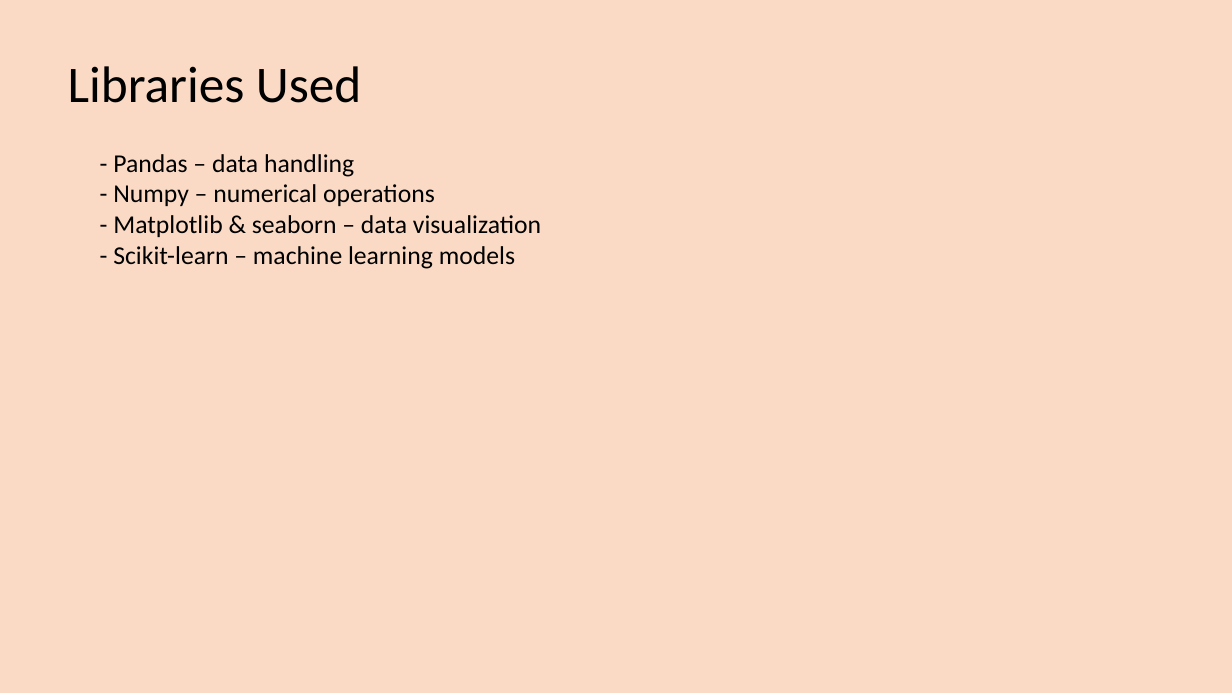
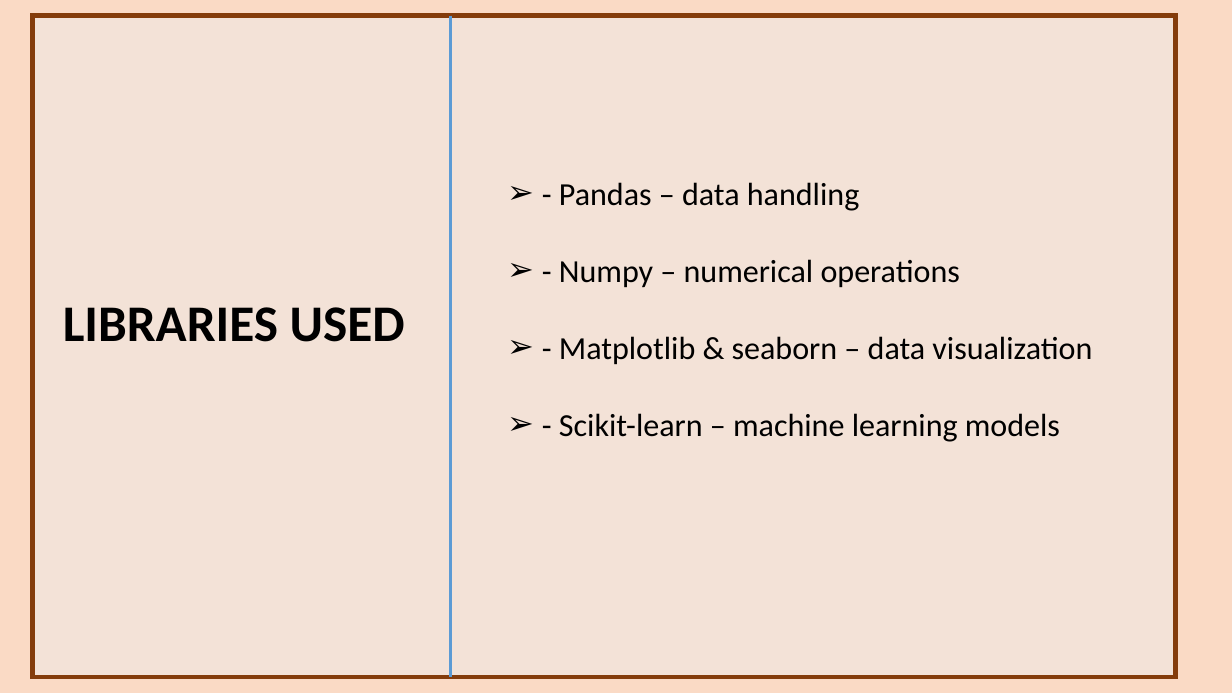
Before and after one commit to rajani1616/project4-Mobile-price-prediction, a slide deck: slide 3 of project4ppt.pptx. Drawn at 1232x693 pixels with LibreOffice and Linux fonts; fonts in the diff are those of the drawing. Boxes give left, top, right and bottom in pixels: in the first picture for what was removed or moved away, otherwise in the second. Text is boxed around its words. In the diff, an @@ line names an element or a change of style, - is before the commit and + after.

```diff
--- a/project4ppt.pptx
+++ b/project4ppt.pptx
@@ rectangle added at <box>32,16,1176,677</box>, fill #EDEDED at 47% opacity, outline #843C0B 3.5 pt @@
@@ line added from (451, 16) to (451, 677), #5B9BD5 2.25 pt @@
@@ text "- Pandas – data handling": place and size @@
-text "- Pandas – data handling" at <box>113,154,541,269</box>
+text "- Pandas – data handling" at <box>559,182,1092,442</box>
@@ text "- Pandas – data handling" at <box>559,182,1092,442</box>: size 20 to 25 pt; bullet none to ➢ @@
@@ text at <box>63,307,405,342</box>: text changed; bold on @@
-Libraries Used
+LIBRARIES USED
```
Also in this commit, not shown: 17 other slides changed.
